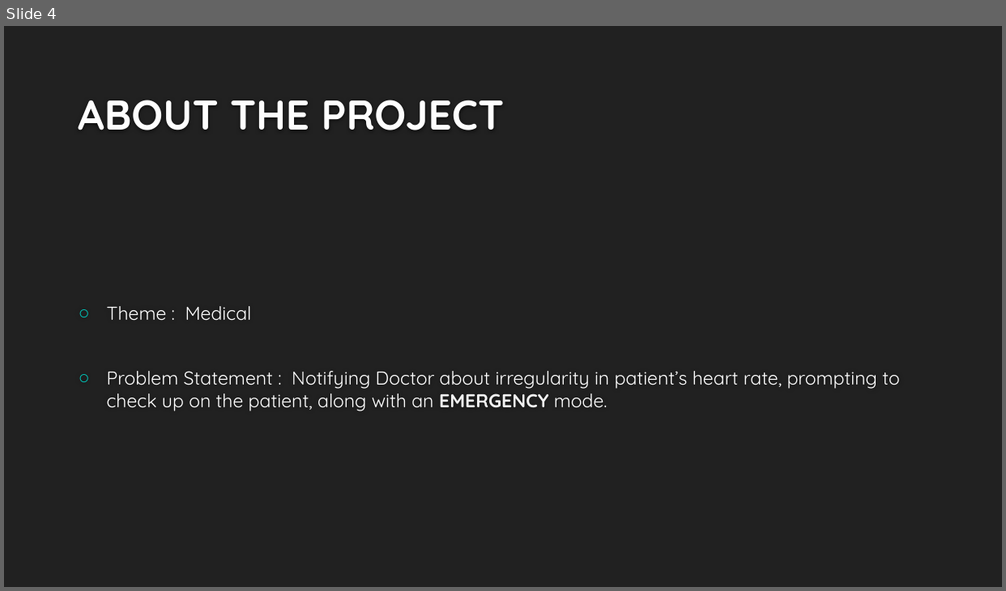
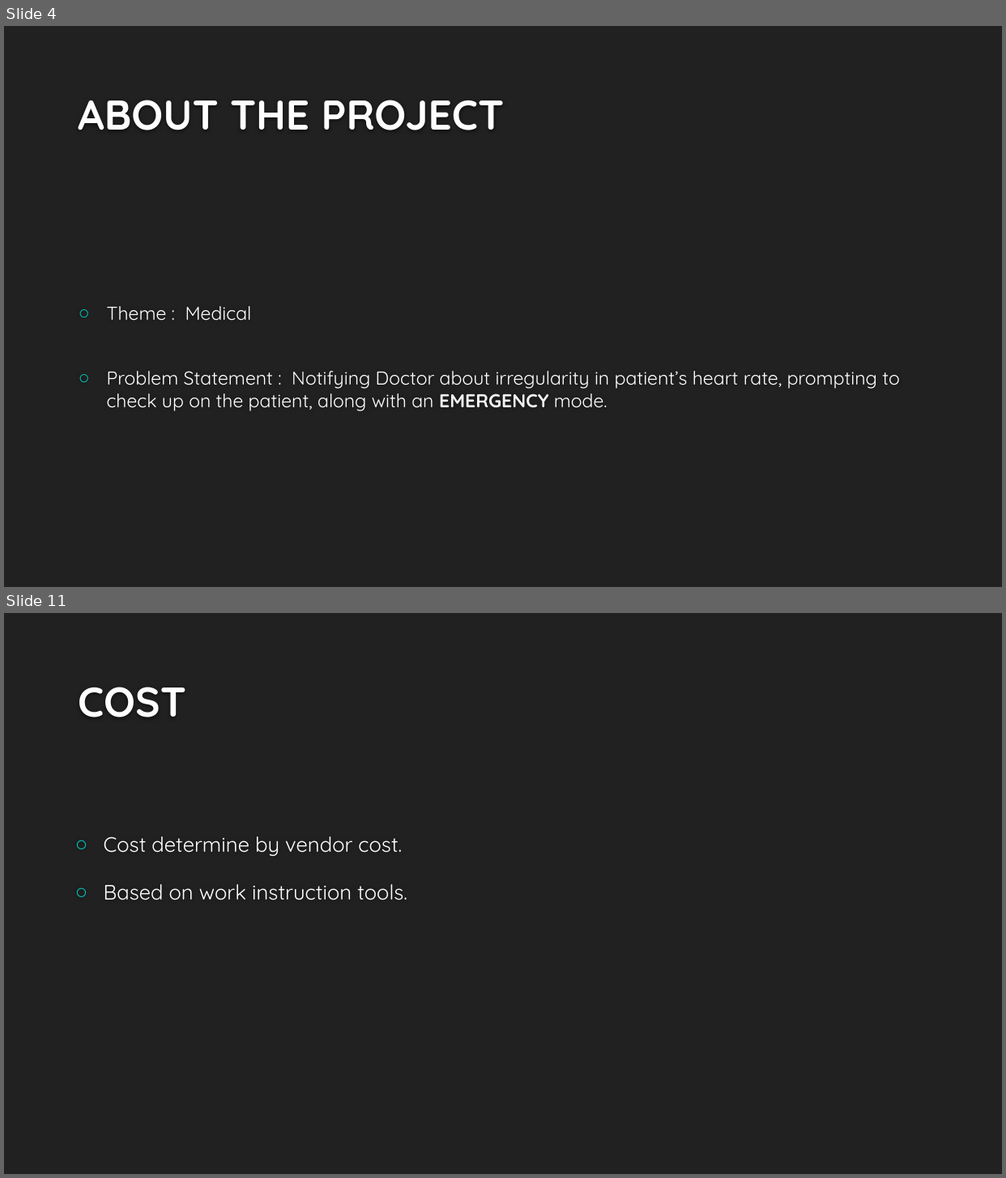
Before and after one commit to amitgit0304/CodeCrafters1, a slide deck: Presentation/Presentation.pptx. Shown one above the other, each under a label of ours: slide 4 before the commit, slides 4 and 11 after it; the slides between them are not shown. The pictures are 1006x591 and 1006x1178 pixels, drawn with LibreOffice and Linux fonts; fonts in the diff are those of the drawing; background and template pictures are left out. Boxes give left, top, right and bottom in pixels: in the first picture for what was removed or moved away, otherwise in the second. Text is boxed around its words. In the diff, an @@ line names an element or a change of style, - is before the commit and + after.

```diff
--- a/Presentation/Presentation.pptx
+++ b/Presentation/Presentation.pptx
@@ slide 11 added at <box>4,613,1002,1174</box>, background #212121 @@
@@ title added at <box>78,687,186,717</box>, 40 pt, text #FEFEFE, bold @@
+COST
@@ text added at <box>104,837,407,901</box>, 20 pt, text #FFFFFF @@
+○ Cost determine by vendor cost.
+○ Based on work instruction tools.
```
Also in this commit, not shown: 7 slides changed, 2 other slides added, 3 slides removed.
